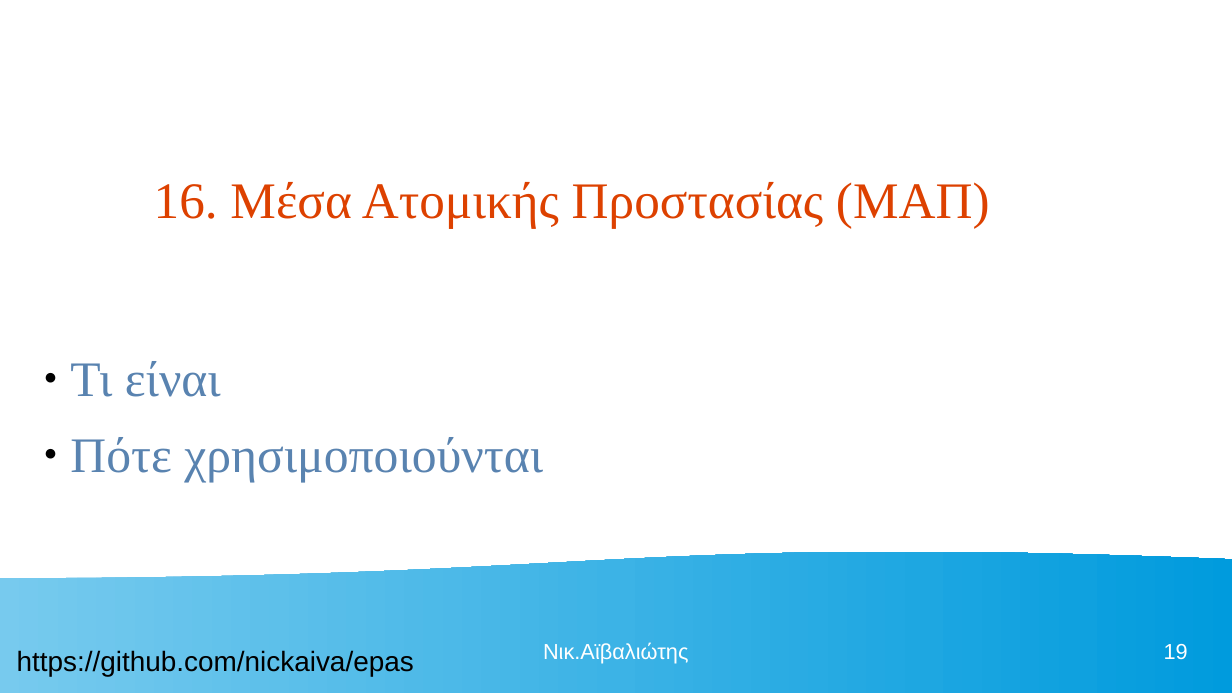
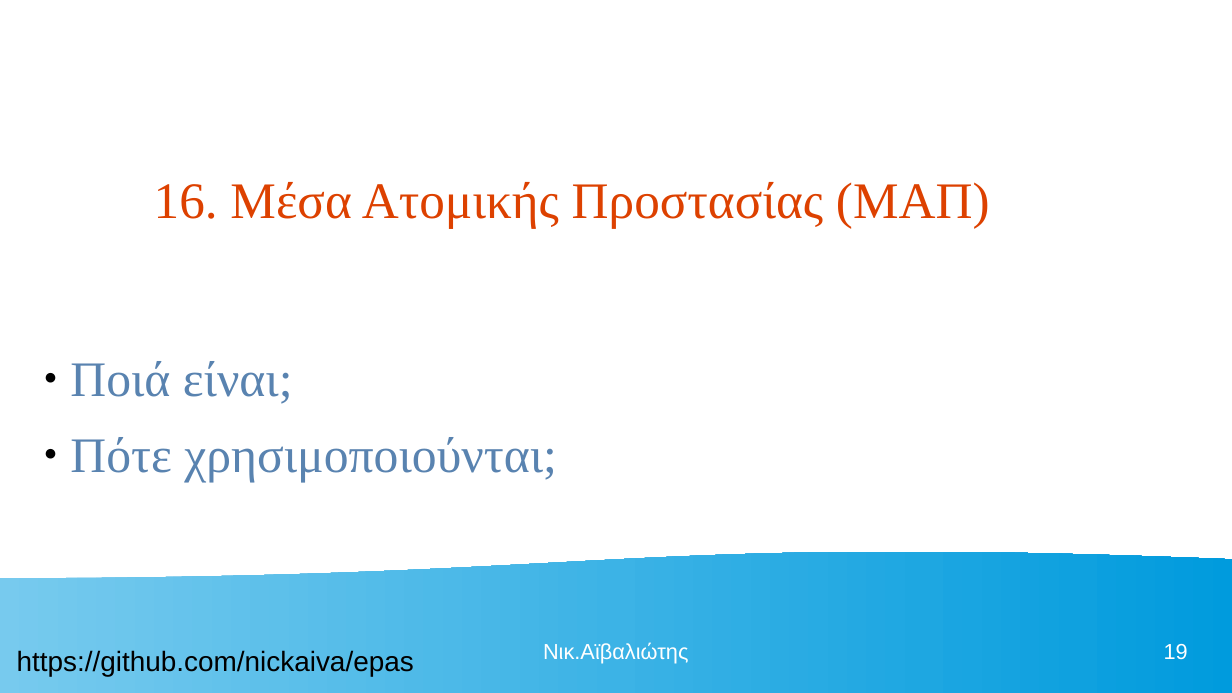
Before and after one commit to nickaiva/epas, a slide deck: slide 19 of ΠΕΡΙΒΑΛΛΟΝ ΕΡΓΑΣΙΑΣ.odp. Drawn at 1232x693 pixels with LibreOffice and Linux fonts; fonts in the diff are those of the drawing. Boxes give left, top, right and bottom in pixels: in the first picture for what was removed or moved away, otherwise in the second. Text is boxed around its words. In the diff, an @@ line names an element or a change of style, - is before the commit and + after.

```diff
--- a/ΠΕΡΙΒΑΛΛΟΝ ΕΡΓΑΣΙΑΣ.odp
+++ b/ΠΕΡΙΒΑΛΛΟΝ ΕΡΓΑΣΙΑΣ.odp
@@ text at box(70, 361, 557, 483): text changed @@
-● Τι είναι
-● Πότε χρησιμοποιούνται
+● Ποιά είναι;
+● Πότε χρησιμοποιούνται;
```
Also in this commit, not shown: 24 other slides changed, 1 slide added, 1 other file.
